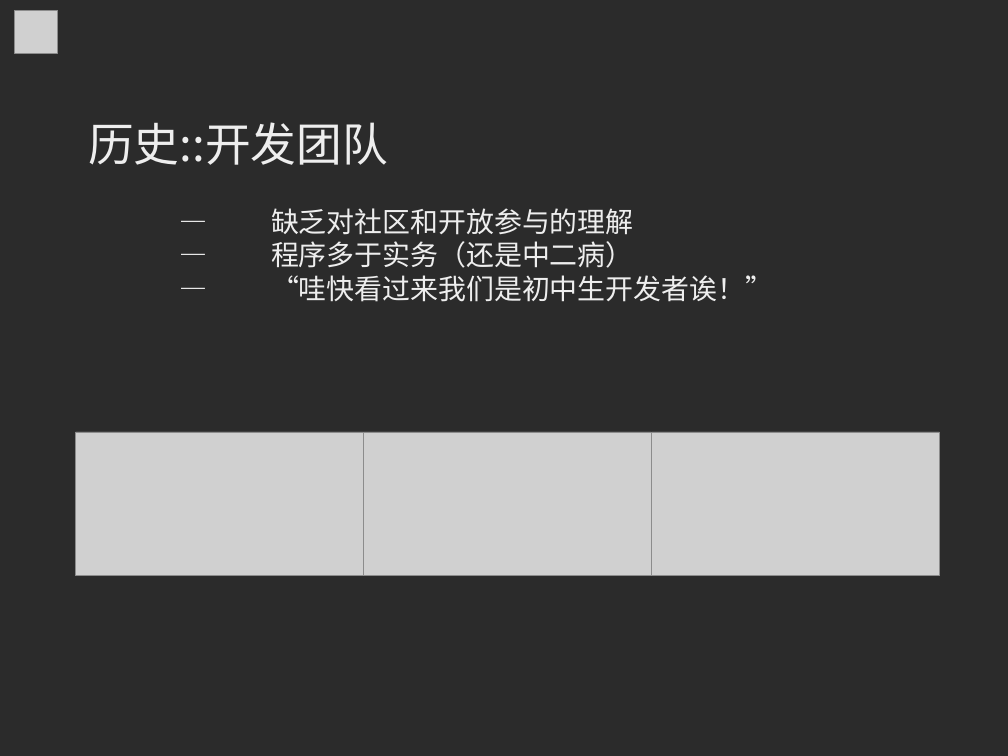
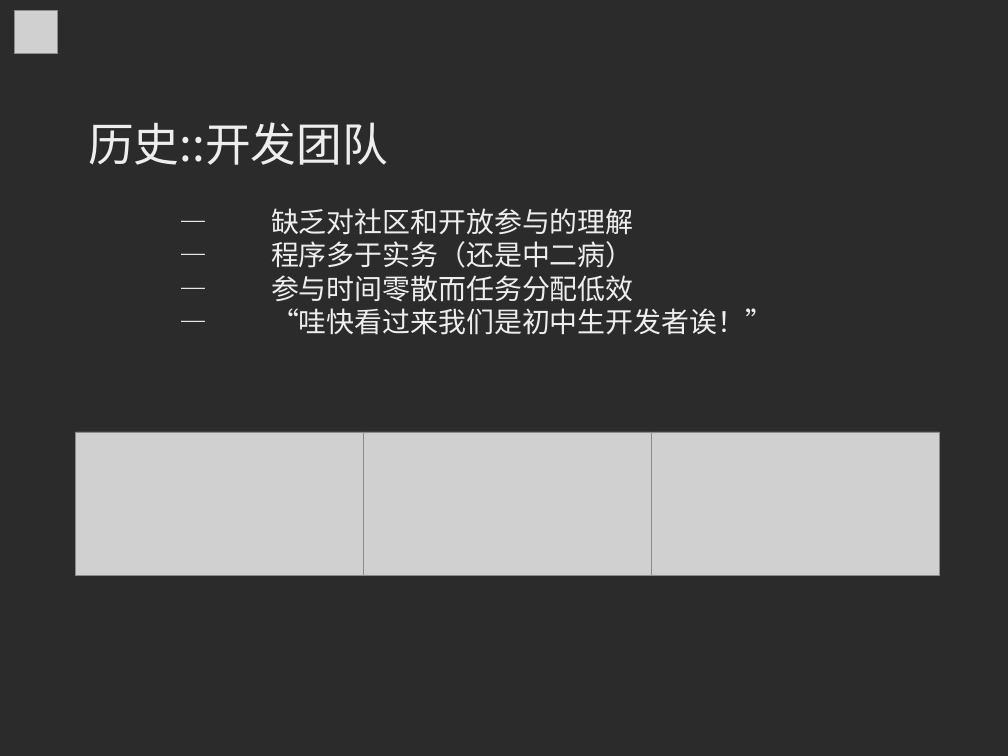
Before and after one commit to MingcongBai/soscon-2018-talk, a slide deck: slide 4 of slide.odp. Drawn at 1008x756 pixels with LibreOffice and Linux fonts; fonts in the diff are those of the drawing; grey boxes stand for pictures; background and template pictures are left out; a plain dark background stands for a picture behind light text. Boxes give left, top, right and bottom in pixels: in the first picture for what was removed or moved away, otherwise in the second. Text is boxed around its words. In the diff, an @@ line names an element or a change of style, - is before the commit and + after.

```diff
--- a/slide.odp
+++ b/slide.odp
@@ text at <box>271,275,634,302</box>: paragraph added @@
+— 参与时间零散而任务分配低效
```
Also in this commit, not shown: 4 other slides changed.
